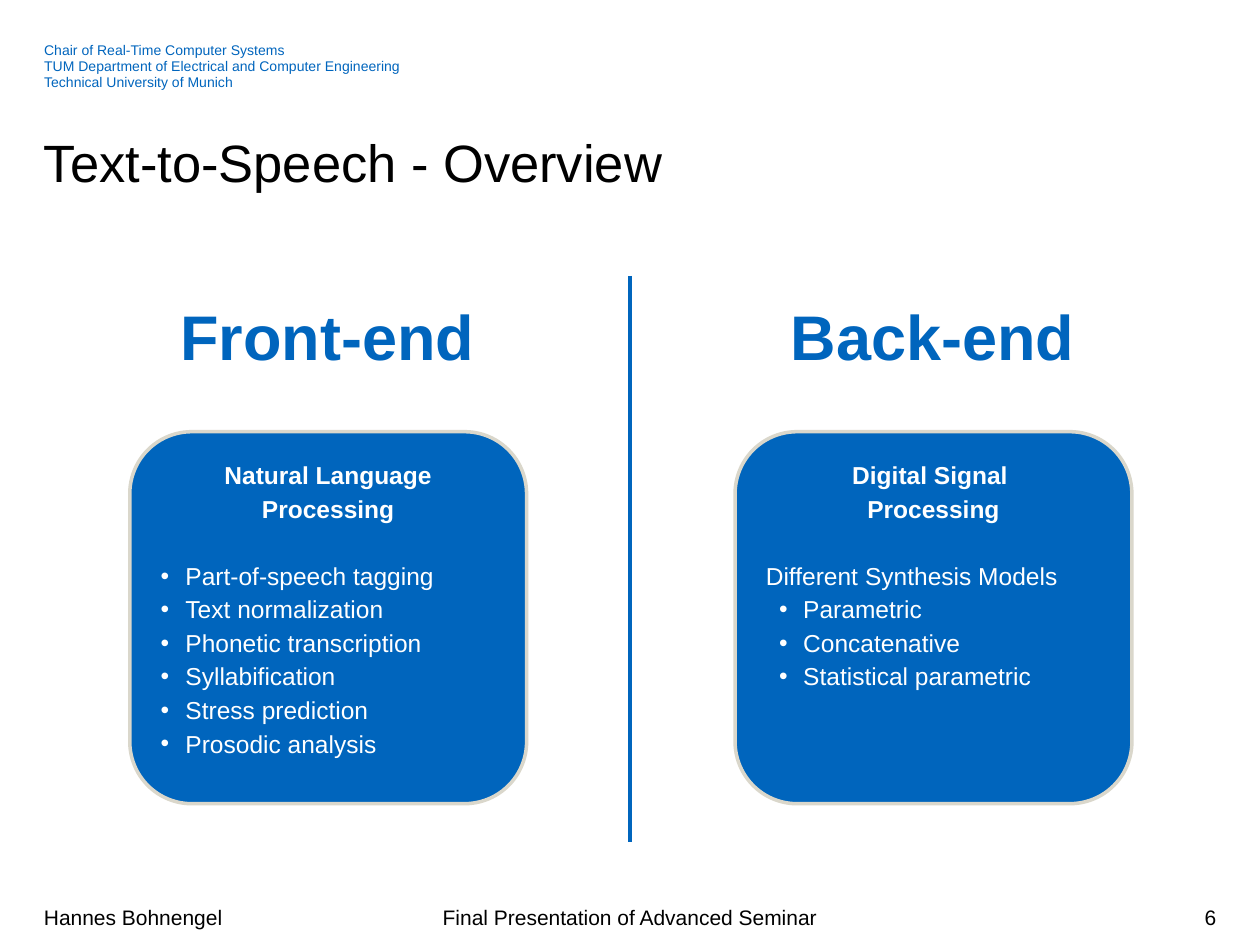
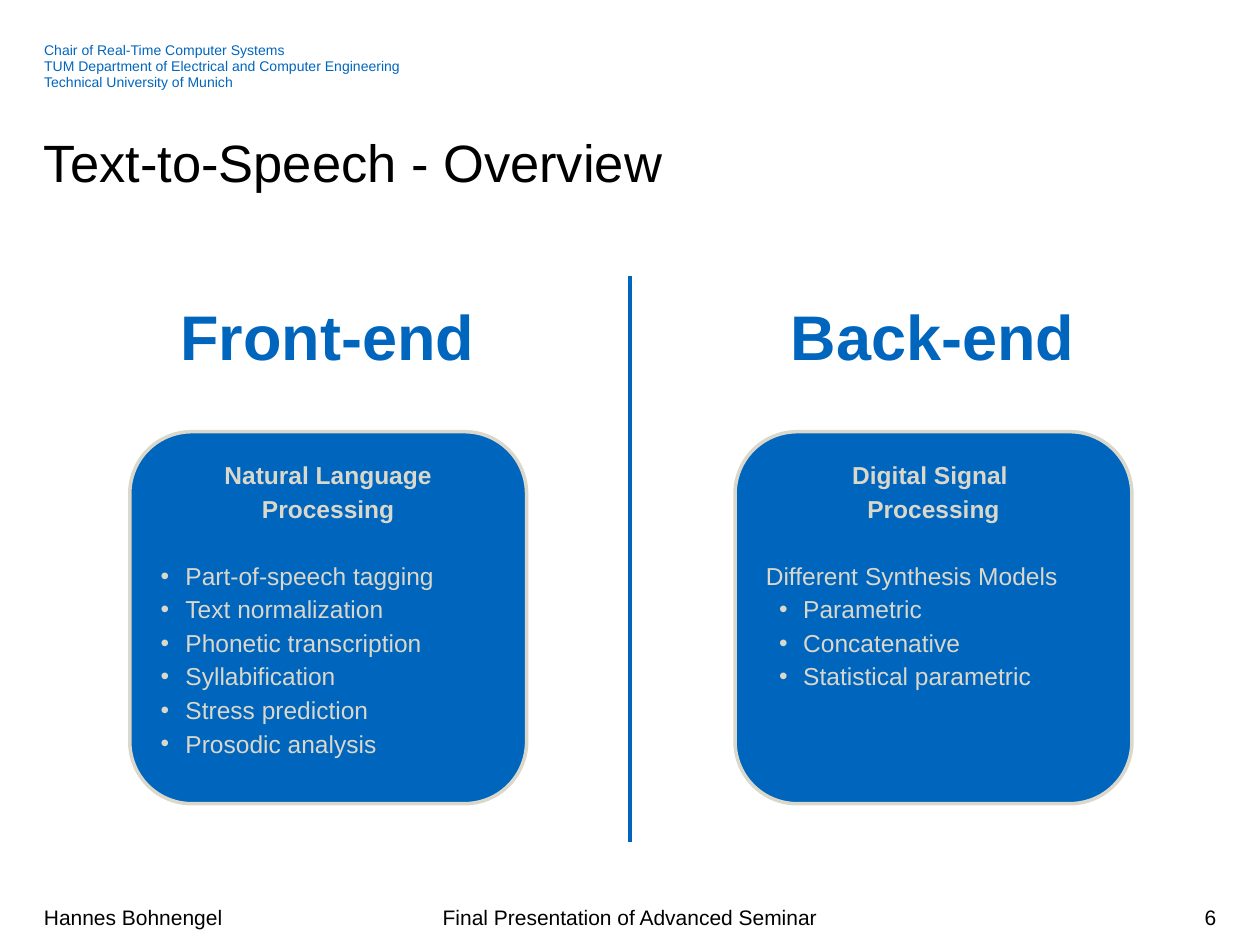
Before and after one commit to hannesb0/deeplearning, a slide deck: slide 6 of pres/Final_Presentation_V02.pptx. Drawn at 1260x945 pixels with LibreOffice and Linux fonts; fonts in the diff are those of the drawing; background and template pictures are left out. Boxes give left, top, right and bottom in pixels: in the first picture for what was removed or moved away, otherwise in the second. Text is boxed around its words. In the diff, an @@ line names an element or a change of style, - is before the commit and + after.

```diff
--- a/pres/Final_Presentation_V02.pptx
+++ b/pres/Final_Presentation_V02.pptx
@@ rounded rectangle "Natural Language Processing" at <box>130,432,527,804</box>: text colour #FFFFFF to #DAD7CB @@
@@ rounded rectangle "Digital Signal" at <box>735,432,1131,804</box>: text colour #FFFFFF to #DAD7CB @@
```
Also in this commit, not shown: 7 other slides changed, 2 slides added, 4 other files.
